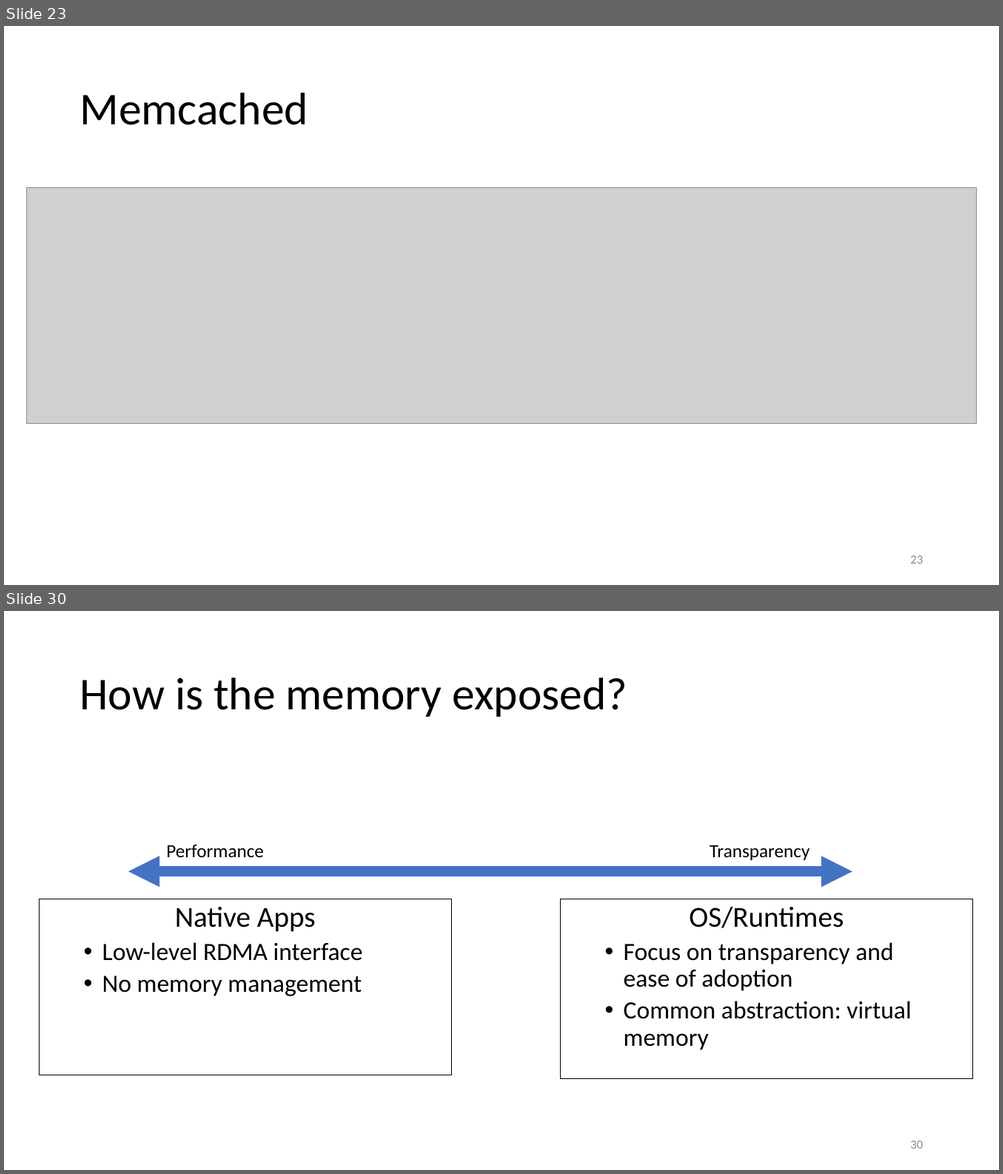
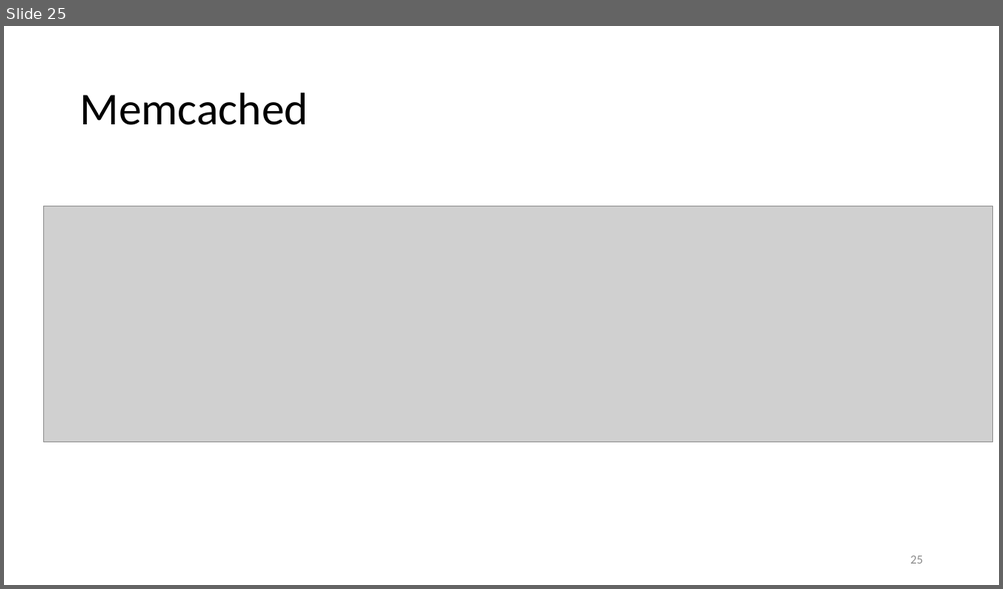
Before and after one commit to eden-farmem/eden-all, a slide deck: doc/talks/asplos.pptx. Shown one above the other, each under a label of ours: slides 23 and 30 before the commit, slide 25 after it; the slides between them are not shown. The pictures are 1003x1174 and 1003x589 pixels, drawn with LibreOffice and Linux fonts; fonts in the diff are those of the drawing; grey boxes stand for pictures. Boxes give left, top, right and bottom in pixels: in the first picture for what was removed or moved away, otherwise in the second. Text is boxed around its words. In the diff, an @@ line names an element or a change of style, - is before the commit and + after.

```diff
--- a/doc/talks/asplos.pptx
+++ b/doc/talks/asplos.pptx
@@ slide 30 removed at [4, 611, 999, 1170], background #FFFFFF @@
@@ title removed at [79, 678, 627, 717] @@
-How is the memory exposed?
@@ text removed at [166, 844, 264, 857] @@
-Performance
@@ text removed at [709, 845, 810, 860] @@
-Transparency
@@ double arrow removed from (128, 871) to (852, 871) @@
@@ text removed at [39, 899, 452, 1075] @@
-Native Apps
-  • Low-level RDMA interface
-  • No memory management
@@ rectangle removed at [560, 899, 973, 1079] @@
-OS/Runtimes
-  • Focus on transparency and ease of adoption
-  • Common abstraction: virtual memory
@@ page number removed at [910, 1141, 922, 1149] @@
-30
@@ what was slide 23 is now slide 25 @@
@@ slide 25 changed as well @@
@@ picture: place and size @@
-picture at [27, 188, 976, 424]
+picture at [43, 207, 993, 443]
@@ page number at [910, 556, 922, 564]: text changed @@
-23
+25
```
Also in this commit, not shown: 16 other slides changed, 17 slides added, 58 other slides removed, 1 other file.
